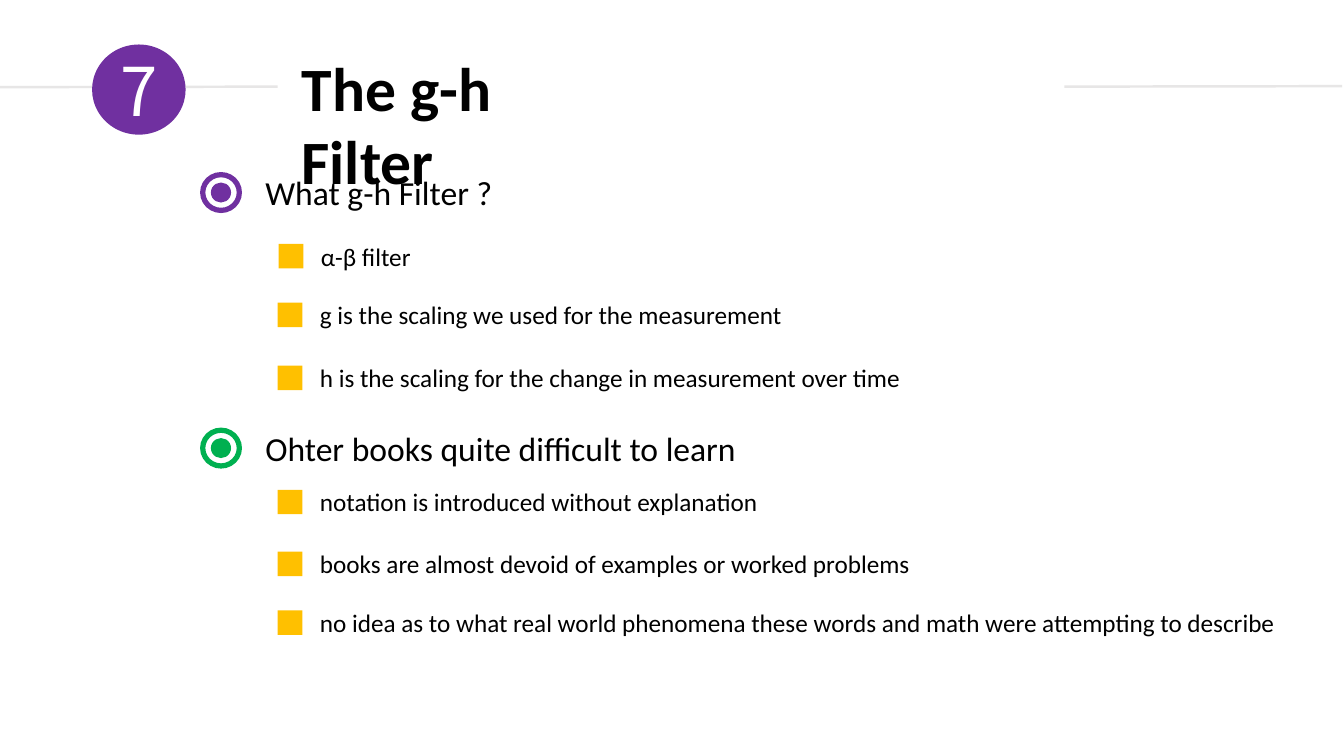
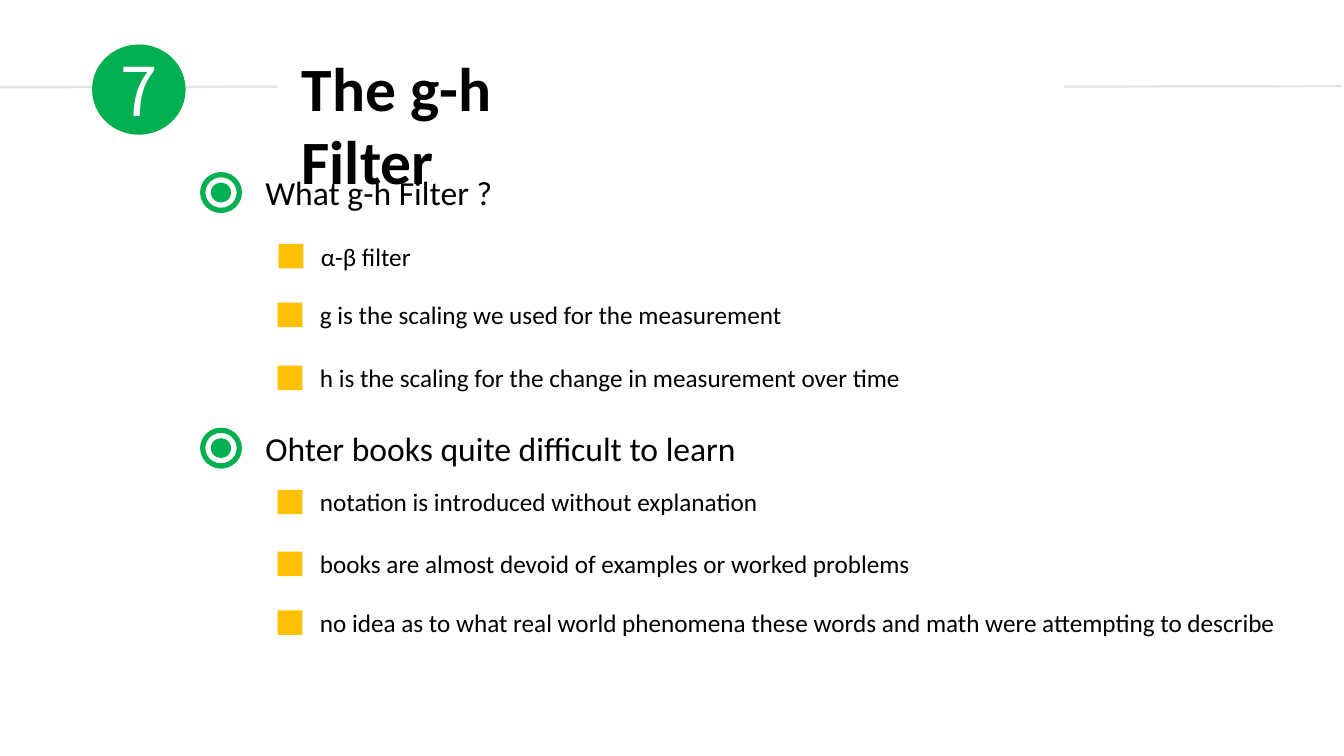
Before and after one commit to duyongquan/LTSLAM, a slide deck: slide 7 of docs/pptx/Kalman and Bayesian Filters/02-g-h-filter.pptx. Drawn at 1344x756 pixels with LibreOffice and Linux fonts; fonts in the diff are those of the drawing. Boxes give left, top, right and bottom in pixels: in the first picture for what was removed or moved away, otherwise in the second. Text is boxed around its words. In the diff, an @@ line names an element or a change of style, - is before the commit and + after.

```diff
--- a/docs/pptx/Kalman and Bayesian Filters/02-g-h-filter.pptx
+++ b/docs/pptx/Kalman and Bayesian Filters/02-g-h-filter.pptx
@@ ellipse "7" at (x1=92, y1=44, x2=186, y2=134): fill #7030A0 to #00B050 @@
@@ ellipse at (x1=203, y1=174, x2=239, y2=210): outline #7030A0 3.75 pt to #00B050 3.75 pt @@
@@ ellipse at (x1=211, y1=182, x2=231, y2=203): fill #7030A0 to #00B050 @@
```
Also in this commit, not shown: 6 other slides changed, 1 slide removed, 8 other files.
